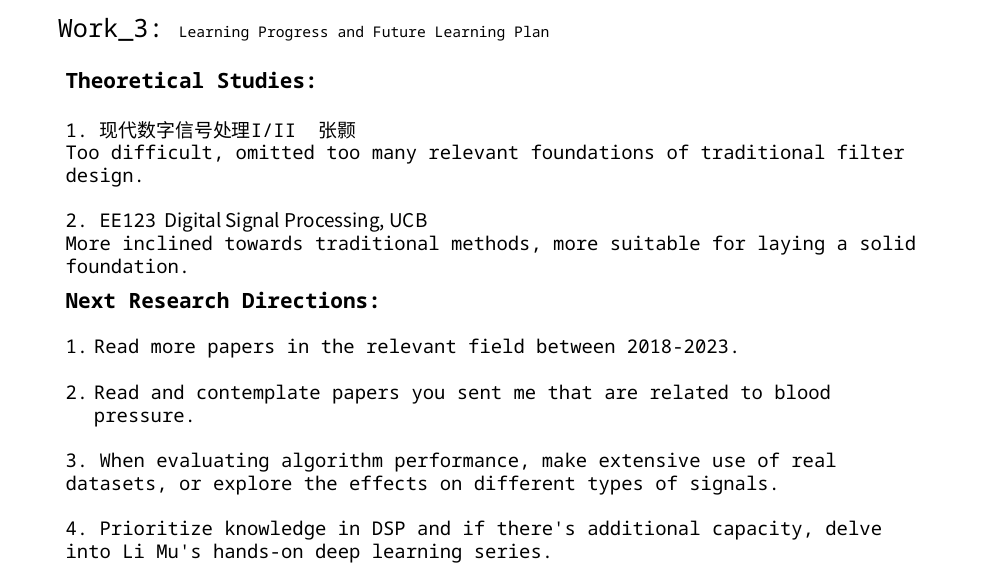
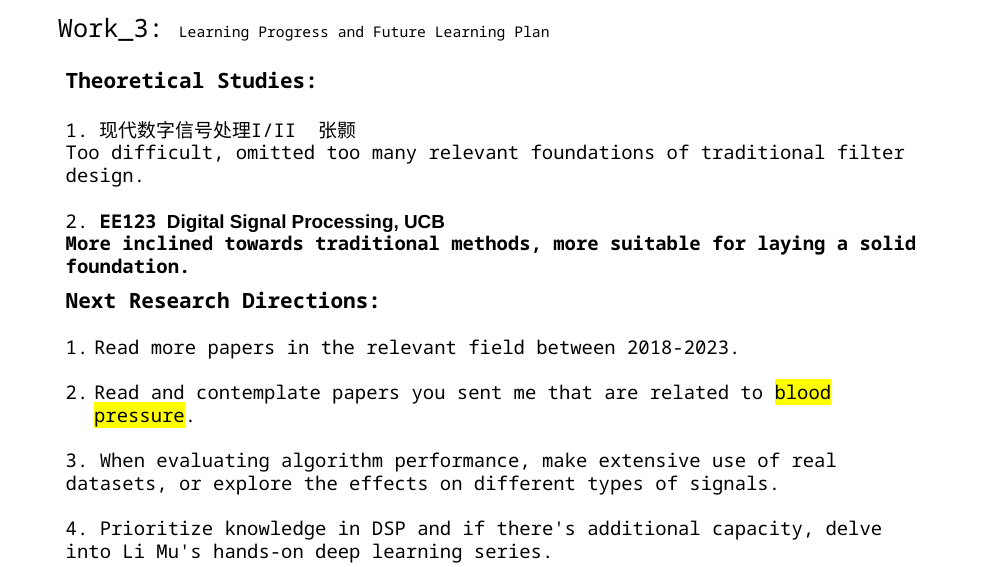
Before and after one commit to A-Big-Tortoise/Presentation, a slide deck: slide 22 of Presentation_1120_JiayuChen.pptx (slide 21 before the commit). Drawn at 1008x567 pixels with LibreOffice and Linux fonts; fonts in the diff are those of the drawing. Boxes give left, top, right and bottom in pixels: in the first picture for what was removed or moved away, otherwise in the second. Text is boxed around its words. In the diff, an @@ line names an element or a change of style, - is before the commit and + after.

```diff
--- a/Presentation_1120_JiayuChen.pptx
+++ b/Presentation_1120_JiayuChen.pptx
@@ text at <box>66,121,917,274</box>: font Noto Sans CJK SC to Arial in "张颢", "Digital Signal Processing, UCB"; bold on in "EE123 Digital Signal Processing, UCB", "More inclined towards traditional methods, more suitable ..." @@
@@ text at <box>94,339,832,428</box>: highlight none to #FFFF00 in "blood pressure." @@
```
Also in this commit, not shown: 10 other slides changed, 1 slide added.
